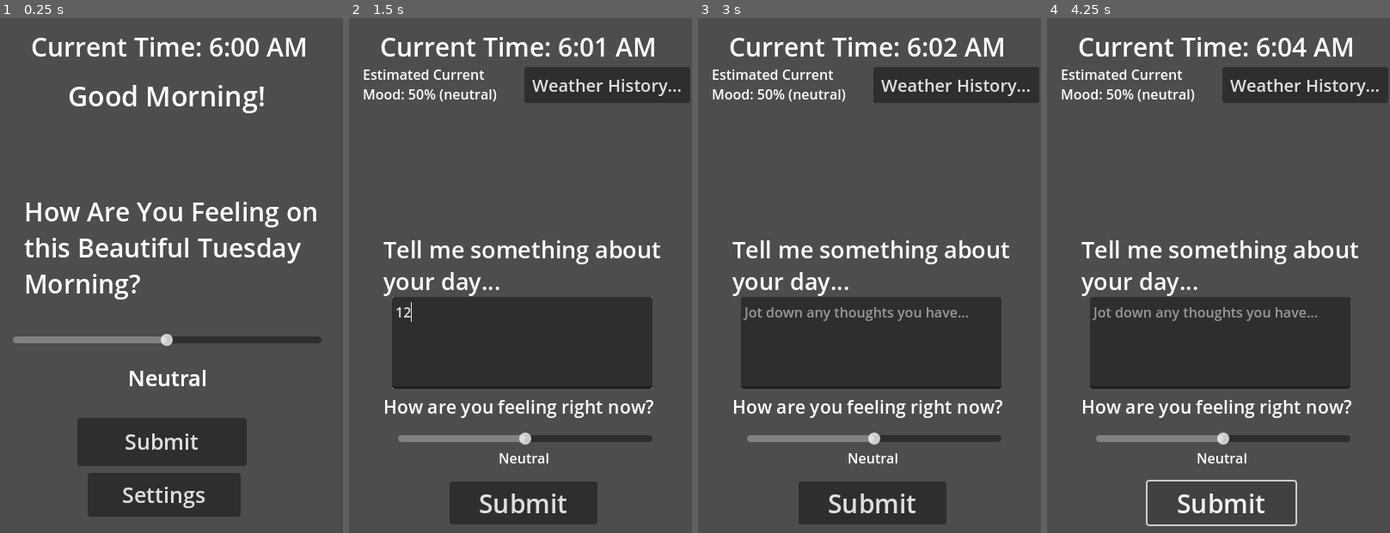
Above: before the commit, frames 1-4 (left to right).
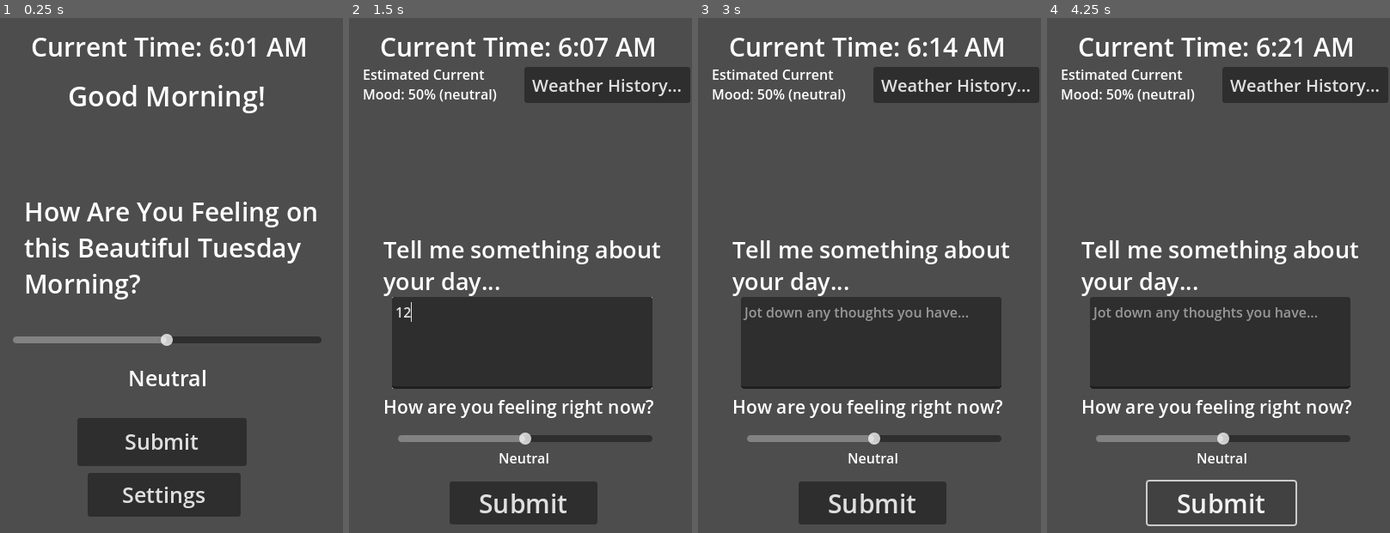
Above: after the commit, the same moments.

Repository: chisatonishikigi479/Hack-Washu-Project-2025-Repo-v2
Game: Godot game, scene res://WakeUpScreen.tscn
Two runs of this game, one before a commit and one after it. Both use one fixed random seed, a clock stepped at 60 frames per second and the inputs below. The project has no main scene, so this scene is started directly.
Inputs (mouse positions are in pixels of both pictures, inside the frame that each line leads up to):
- Up to frame 1 (0.25 s): no input
- Up to frame 2 (1.5 s): click "Submit" at 0.5 s; click (523, 342) at 1.27 s; type "12" at 1.35 s
- Up to frame 3 (3 s): click "Weather History..." at 2 s; click "Go Back" at 2.75 s
- Up to frame 4 (4.25 s): click "Submit" at 3.5 s

The runs differ from the first frame. In frame 1, 0.2% of the frame differs, in the area x 37-76%, y 3-72%; in frame 2, less than 0.1%; in frame 3, 0.2%; in frame 4, 0.2%.

Commit message:
new commit

Diff:
--- a/WakeUpScreen.tscn
+++ b/WakeUpScreen.tscn
@@ -71,15 +71,6 @@
 theme_override_font_sizes/font_size = 25
 text = "Settings"
 
-[node name="FeelingComment2" type="RichTextLabel" parent="."]
-offset_left = 81.0
-offset_top = 402.0
-offset_right = 312.0
-offset_bottom = 451.0
-theme_override_font_sizes/normal_font_size = 25
-text = "Neutral"
-horizontal_alignment = 1
-
 [connection signal="value_changed" from="InitialSlider" to="." method="_on_initial_slider_value_changed"]
 [connection signal="pressed" from="Button" to="." method="_on_button_pressed"]
 [connection signal="pressed" from="SettingsButton" to="." method="_on_settings_button_pressed"]
--- a/global_data.gd
+++ b/global_data.gd
@@ -16,7 +16,7 @@
 var cooldownstartedbool = false
 var cooldownminutes = 30.0
 
-@export var customSpeedMultiplier = 60.0 #change to 1.0 later
+@export var customSpeedMultiplier = 300.0 #change to 1.0 later
 
 func _ready():
 	prompt_responses_during_day.append("") #0-index prompt is automatically empty bc the app doesn't ask how you're feeling on the title screen
--- a/history_screen.gd
+++ b/history_screen.gd
@@ -10,8 +10,8 @@
 var record_items = []
 
 func _ready():
-	var numEntries = GlobalData.prompt_responses_during_day.size()-1
-	pages = max(1, ceil(numEntries / 4))
+	var numEntries = GlobalData.prompt_responses_during_day.size() - 1
+	pages = ceil((numEntries-1) / 4) + 1
 	generate_records()
 	pass
 
@@ -21,6 +21,8 @@
 
 
 func _process(delta):
+	var numEntries = GlobalData.prompt_responses_during_day.size()-1
+	pages = ceil((numEntries-1) / 4) + 1
 	$PrevPage.disabled = (pageNum <= 0)
 	$NextPage.disabled = (pageNum >= pages-1)
 
@@ -33,7 +35,7 @@
 
 func generate_records():
 	for record_item in record_items:
-		record_items.queue_free()
+		record_item.queue_free()
 	record_items = []
 	for i in range (4):
 		var currIndex = 4*pageNum + i + 1
